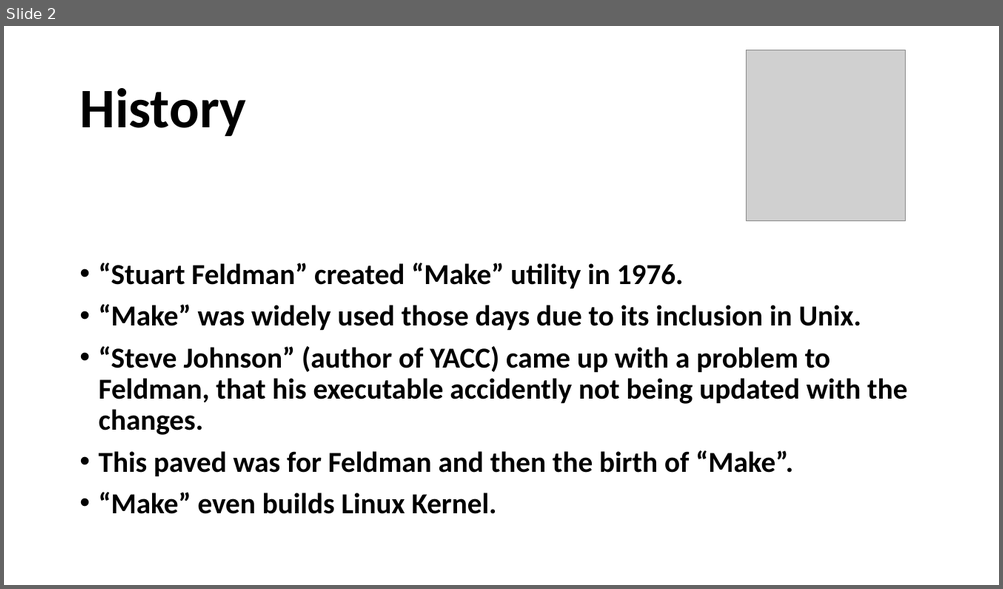
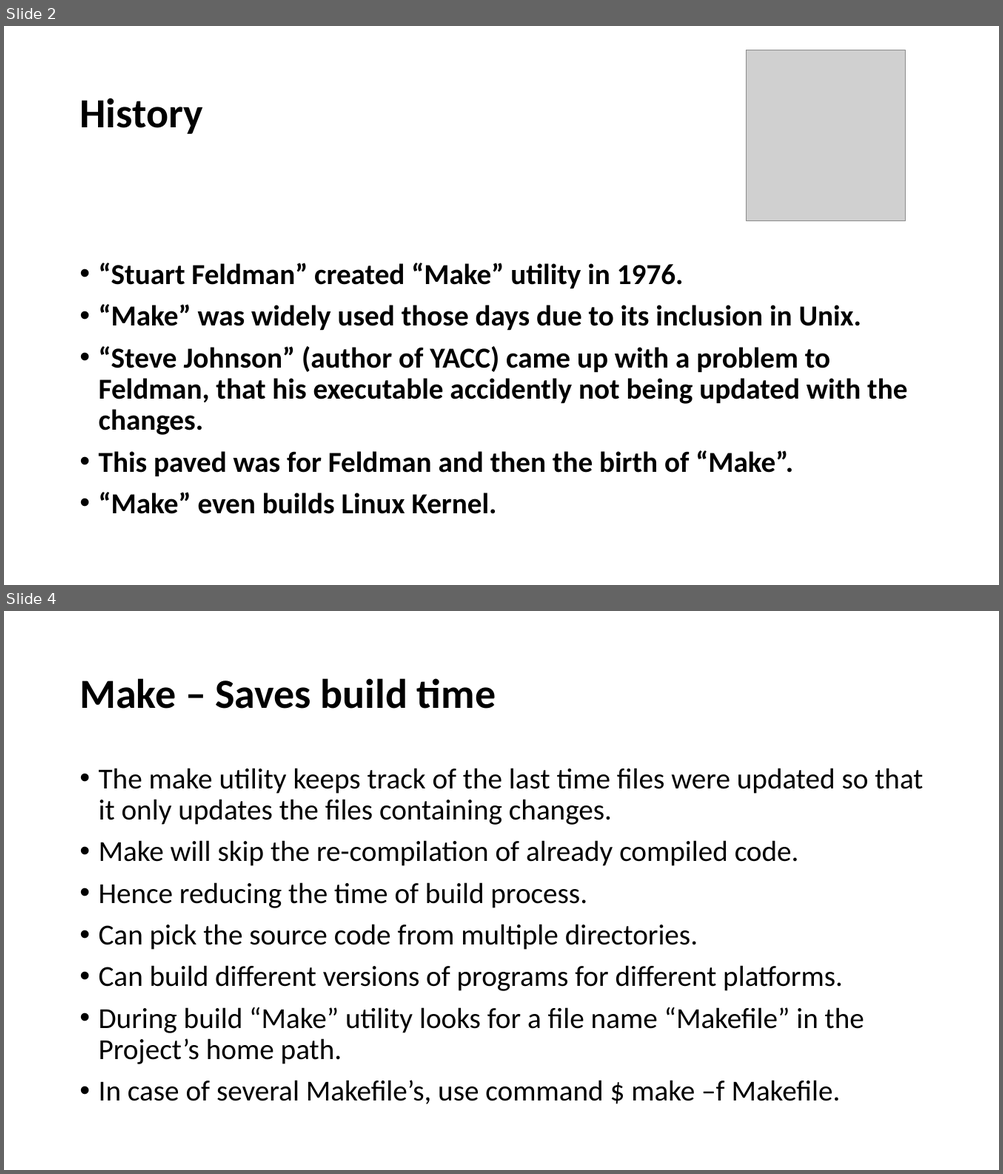
Before and after one commit to Ananddgithub/Make, a slide deck: make_build.pptx. Shown one above the other, each under a label of ours: slide 2 before the commit, slides 2 and 4 after it; the slides between them are not shown. The pictures are 1003x589 and 1003x1174 pixels, drawn with LibreOffice and Linux fonts; fonts in the diff are those of the drawing; grey boxes stand for pictures. Boxes give left, top, right and bottom in pixels: in the first picture for what was removed or moved away, otherwise in the second. Text is boxed around its words. In the diff, an @@ line names an element or a change of style, - is before the commit and + after.

```diff
--- a/make_build.pptx
+++ b/make_build.pptx
@@ slide 4 added at (4, 611, 999, 1170), background #FFFFFF @@
@@ title added at (79, 678, 495, 709), 40 pt, text #000000, bold @@
+Make – Saves build time
@@ text added at (99, 768, 922, 1105), 28 pt, text #000000 @@
+• The make utility keeps track of the last time files were updated so that it only updates the files containing changes.
+• Make will skip the re-compilation of already compiled code.
+• Hence reducing the time of build process.
+• Can pick the source code from multiple directories.
+• Can build different versions of programs for different platforms.
+• During build “Make” utility looks for a file name “Makefile” in the Project’s home path.
+• In case of several Makefile’s, use command $ make –f Makefile.
@@ slide 2 changed as well @@
@@ title "History" at (79, 98, 202, 134): size 54 to 40 pt @@
```
Also in this commit, not shown: 1 other slide changed, 3 other slides added, 1 slide removed, 8 other files.
